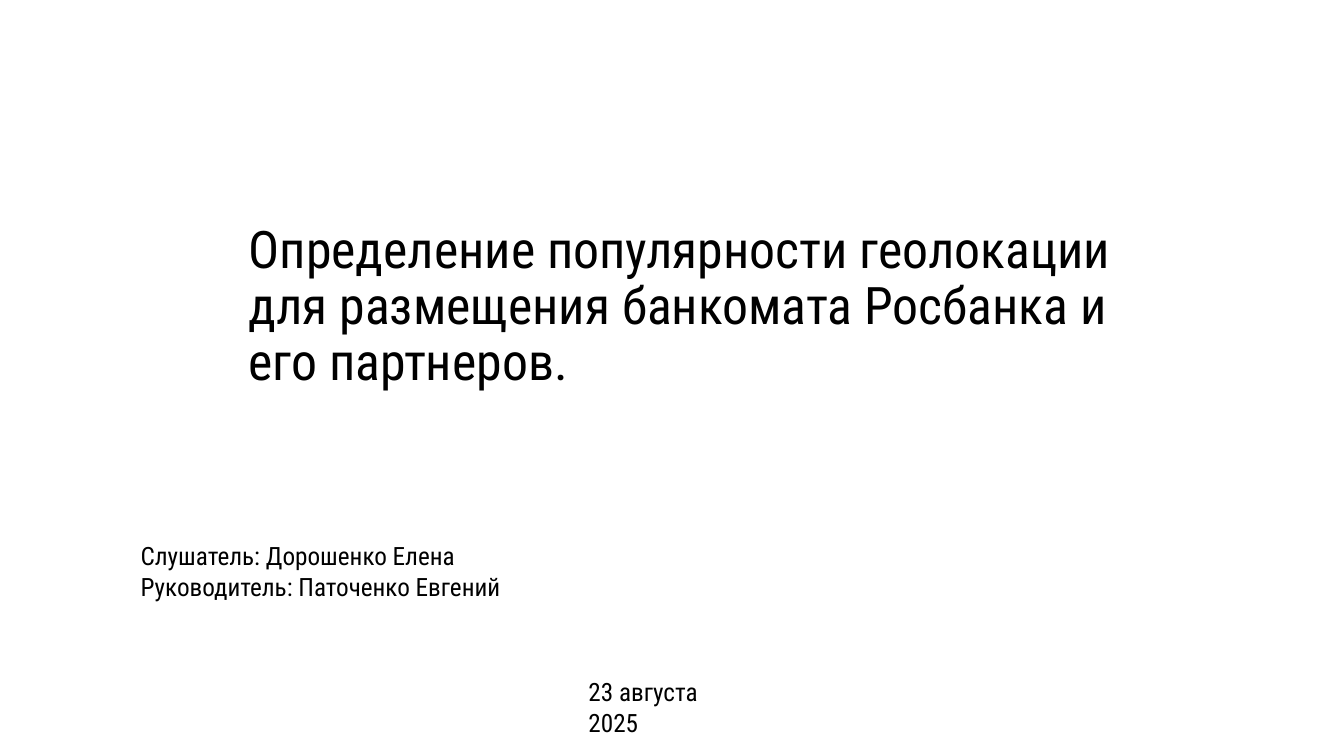
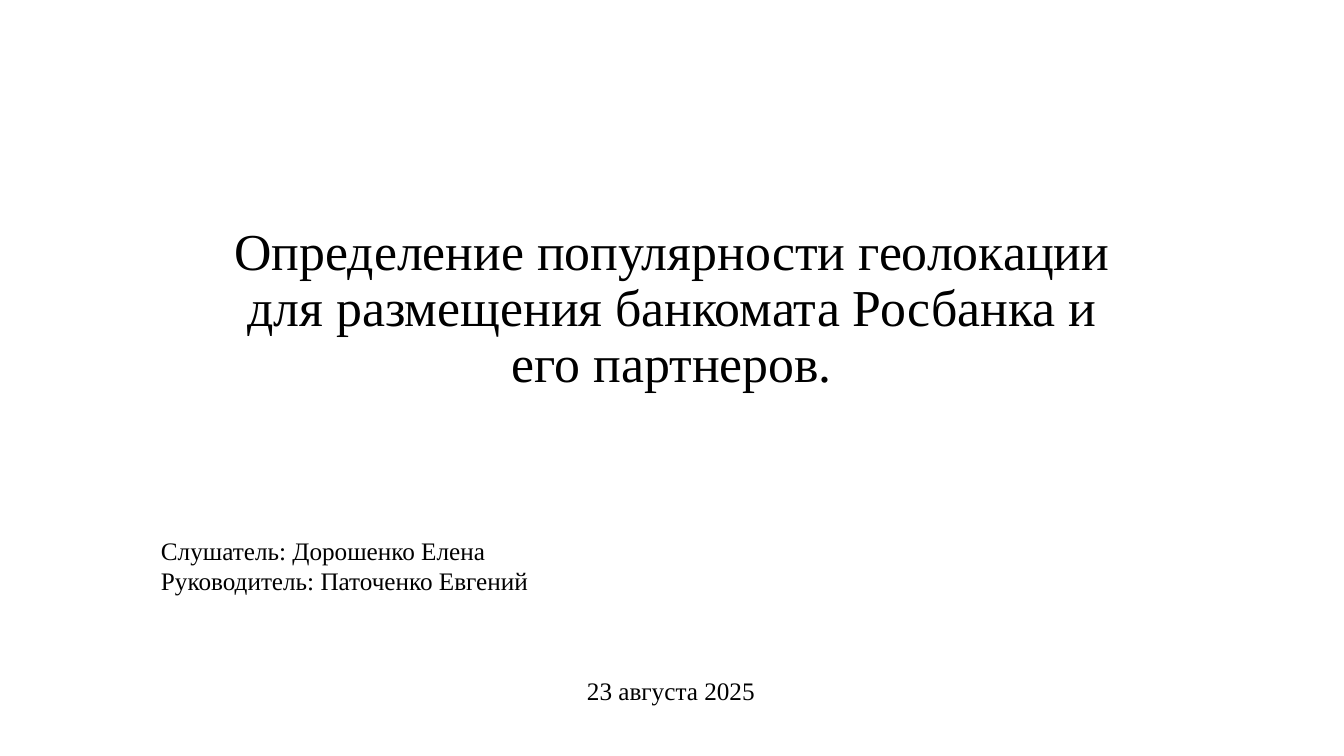
Before and after one commit to ElenaDoroshenko97/itog_project_ds16, a slide deck: slide 1 of Определение популярности геолокации для размещения банкомата Росбанка и его партнеров.pptx. Drawn at 1344x756 pixels with LibreOffice and Linux fonts; fonts in the diff are those of the drawing. Boxes give left, top, right and bottom in pixels: in the first picture for what was removed or moved away, otherwise in the second. Text is boxed around its words. In the diff, an @@ line names an element or a change of style, - is before the commit and + after.

```diff
--- a/Определение популярности геолокации для размещения банкомата Росбанка и его партнеров.pptx
+++ b/Определение популярности геолокации для размещения банкомата Росбанка и его партнеров.pptx
@@ text "Определение популярности геолокации для размещения ...": place and size @@
-text "Определение популярности геолокации для размещения ..." at <box>249,230,1110,391</box>
+text "Определение популярности геолокации для размещения ..." at <box>235,235,1109,392</box>
@@ text "Определение популярности геолокации для размещения ..." at <box>235,235,1109,392</box>: font Roboto Condensed to Times New Roman; alignment left to centre @@
@@ text "Слушатель: Дорошенко Елена": place and size @@
-text "Слушатель: Дорошенко Елена" at <box>141,547,501,602</box>
+text "Слушатель: Дорошенко Елена" at <box>161,543,528,596</box>
@@ text "Слушатель: Дорошенко Елена" at <box>161,543,528,596</box>: font Roboto Condensed to Times New Roman @@
@@ text "23 августа 2025" at <box>587,683,754,706</box>: font Roboto Condensed to Times New Roman @@
```
Also in this commit, not shown: 7 other slides changed, 2 slides added, 1 slide removed.
